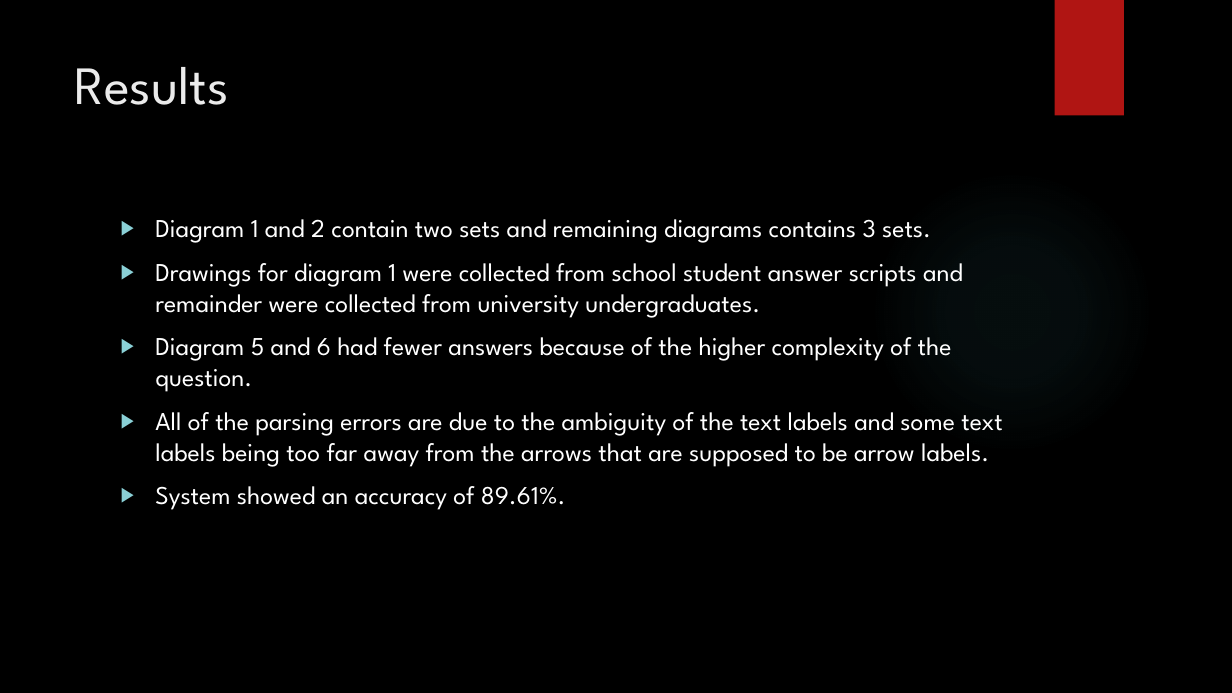
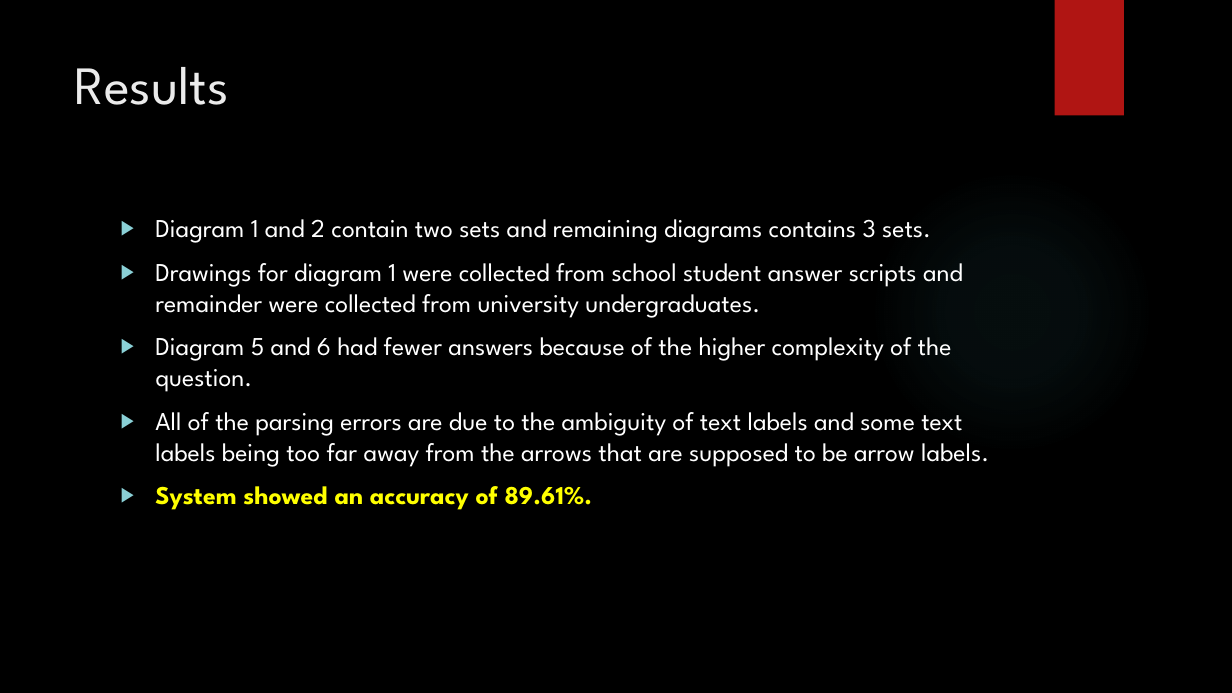
Before and after one commit to diunuge/Paper---Automatic-Assessment-of-Student-Answers-Consisting-of-Venn-and-Euler-Diagrams, a slide deck: slide 11 of paper - Computer Understanding of Venn & Euler Diagrams/conference presentation/ICTer Presentation.pptx. Drawn at 1232x693 pixels with LibreOffice and Linux fonts; fonts in the diff are those of the drawing; background and template pictures are left out. Boxes give left, top, right and bottom in pixels: in the first picture for what was removed or moved away, otherwise in the second. Text is boxed around its words. In the diff, an @@ line names an element or a change of style, - is before the commit and + after.

```diff
--- a/paper - Computer Understanding of Venn & Euler Diagrams/conference presentation/ICTer Presentation.pptx
+++ b/paper - Computer Understanding of Venn & Euler Diagrams/conference presentation/ICTer Presentation.pptx
@@ text at (155, 412, 989, 467): text changed @@
-▶ All of the parsing errors are due to the ambiguity of the text labels and some text labels being too far away from the arrows that are supposed to be arrow labels.
+▶ All of the parsing errors are due to the ambiguity of text labels and some text labels being too far away from the arrows that are supposed to be arrow labels.
@@ text at (155, 486, 593, 510): text colour #FFFFFF to #FFFF00, bold on in "System showed an accuracy of 89.61%." @@
```
Also in this commit, not shown: 13 other slides changed.
